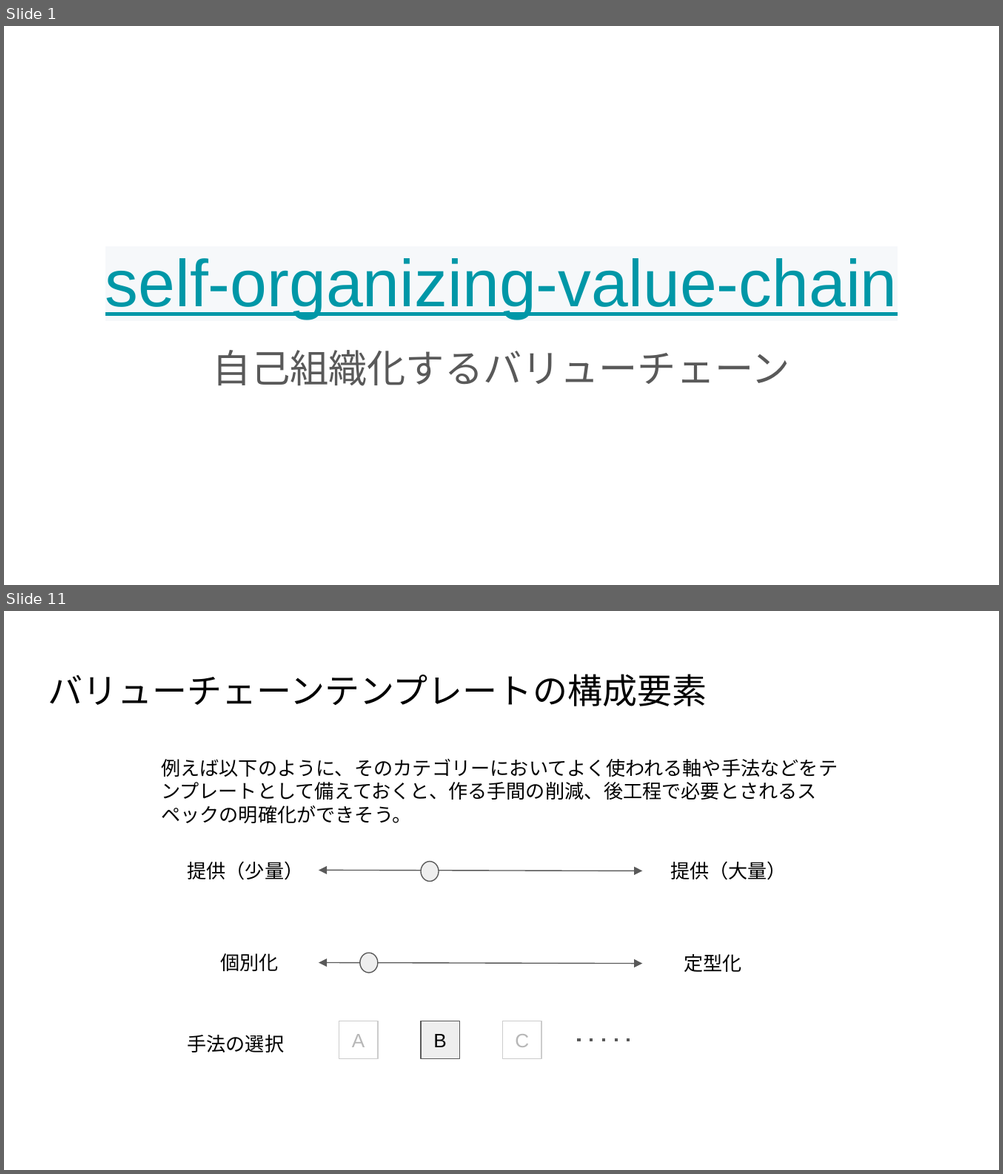
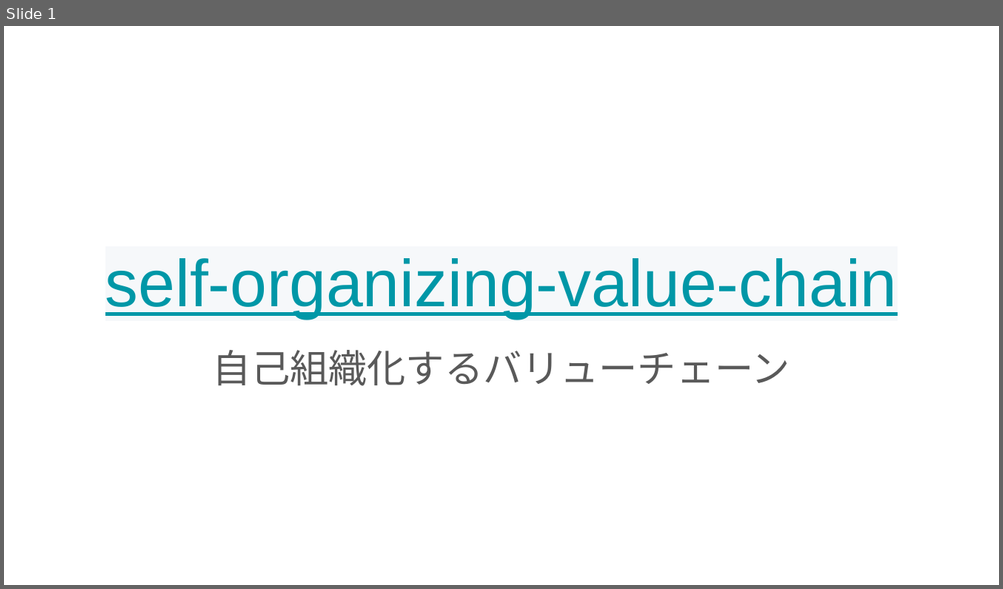
Before and after one commit to urashin/self-organized-value-chain, a slide deck: docs/base-idea/self-organizing-value-chain.pptx. Shown one above the other, each under a label of ours: slides 1 and 11 before the commit, slide 1 after it; the slides between them are not shown. The pictures are 1003x1174 and 1003x589 pixels, drawn with LibreOffice and Linux fonts; fonts in the diff are those of the drawing. Boxes give left, top, right and bottom in pixels: in the first picture for what was removed or moved away, otherwise in the second. Text is boxed around its words. In the diff, an @@ line names an element or a change of style, - is before the commit and + after.

```diff
--- a/docs/base-idea/self-organizing-value-chain.pptx
+++ b/docs/base-idea/self-organizing-value-chain.pptx
@@ slide 11 removed at (4,611,999,1170), background #FFFFFF @@
@@ title removed at (48,674,706,706) @@
-バリューチェーンテンプレートの構成要素
@@ text removed at (161,759,837,823) @@
-例えば以下のように、そのカテゴリーにおいてよく使われる軸や手法などをテンプレートとして備えておくと、作る手間の削減、後工程で必要とされるスペックの明確化ができそう。
@@ text removed at (187,861,303,880) @@
-提供（少量）
@@ double arrow removed from (318, 871) to (643, 871) @@
@@ ellipse removed at (421,862,438,882) @@
@@ text removed at (670,861,786,880) @@
-提供（大量）
@@ text removed at (220,954,279,971) @@
-個別化
@@ double arrow removed from (318, 963) to (643, 964) @@
@@ ellipse removed at (360,953,378,973) @@
@@ text removed at (683,954,742,972) @@
-定型化
@@ rectangle removed at (339,1022,378,1059) @@
-A
@@ rectangle removed at (421,1022,460,1059) @@
-B
@@ rectangle removed at (502,1022,541,1059) @@
-C
@@ text removed at (187,1035,284,1053) @@
-手法の選択
@@ line removed from (577, 1041) to (632, 1041) @@
```
Also in this commit, not shown: 4 slides changed, 3 slides added, 5 other slides removed, 1 other file.
